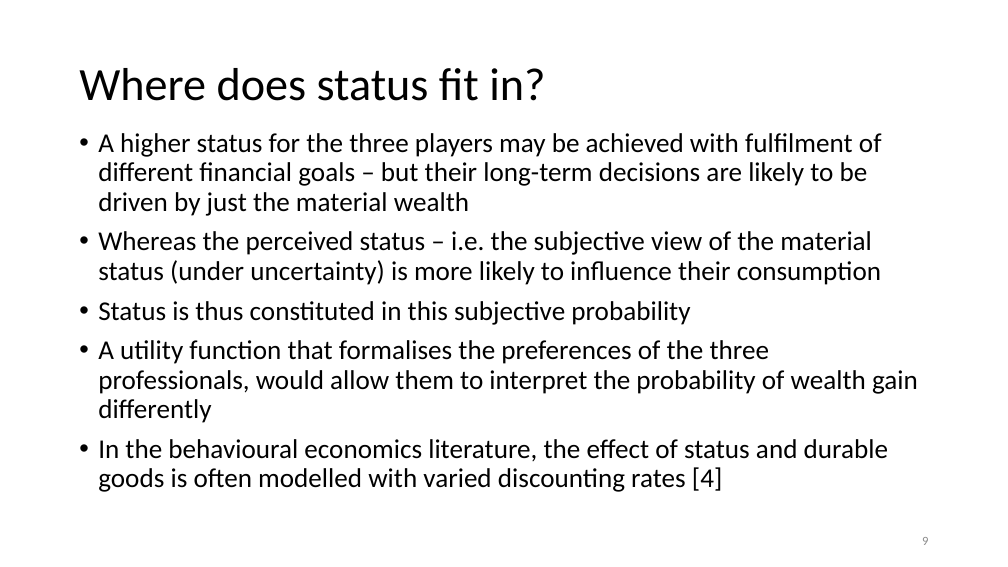
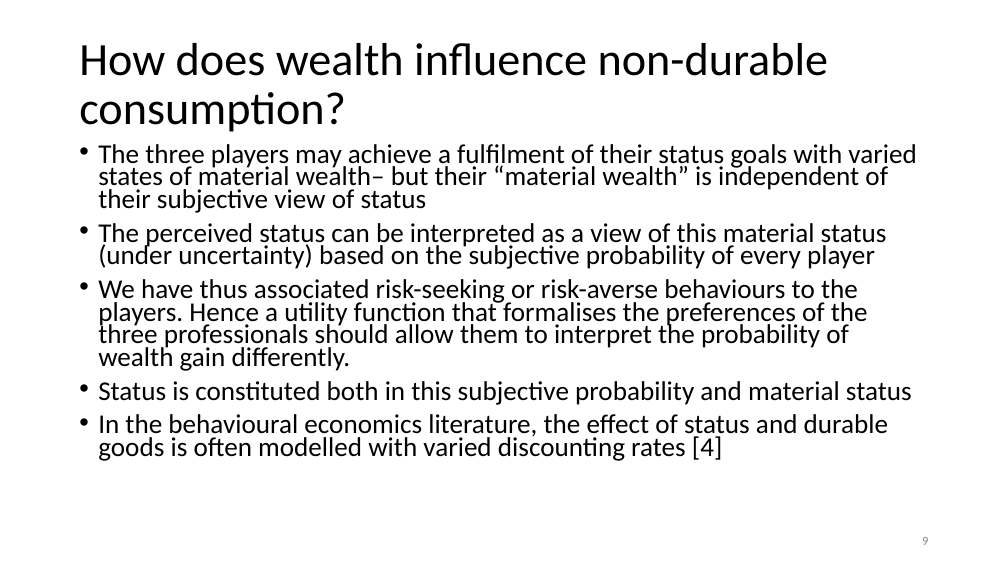
Before and after one commit to anuragr81/research, a slide deck: slide 9 of consumption/presentationFeb2020.pptx. Drawn at 1008x567 pixels with LibreOffice and Linux fonts; fonts in the diff are those of the drawing; background and template pictures are left out. Boxes give left, top, right and bottom in pixels: in the first picture for what was removed or moved away, otherwise in the second. Text is boxed around its words. In the diff, an @@ line names an element or a change of style, - is before the commit and + after.

Commit message:
Adding presentation for Feb 13, 2020.

```diff
--- a/consumption/presentationFeb2020.pptx
+++ b/consumption/presentationFeb2020.pptx
@@ title at bbox=[79, 43, 829, 132]: text changed @@
-Where does status fit in?
+How does wealth influence non-durable
+consumption?
@@ text "The three players may achieve ...": place and size @@
-text "The three players may achieve ..." at bbox=[98, 133, 918, 492]
+text "The three players may achieve ..." at bbox=[98, 144, 916, 461]
@@ text at bbox=[98, 144, 916, 405]: text changed @@
-• A higher status for the three players may be achieved with fulfilment of different financial goals – but their long-term decisions are likely to be driven by just the material wealth
-• Whereas the perceived status – i.e. the subjective view of the material status (under uncertainty) is more likely to influence their consumption
-• Status is thus constituted in this subjective probability
-• A utility function that formalises the preferences of the three professionals, would allow them to interpret the probability of wealth gain differently
+• The three players may achieve a fulfilment of their status goals with varied states of material wealth– but their “material wealth” is independent of their subjective view of status
+• The perceived status can be interpreted as a view of this material status (under uncertainty) based on the subjective probability of every player
+• We have thus associated risk-seeking or risk-averse behaviours to the players. Hence a utility function that formalises the preferences of the three professionals should allow them to interpret the probability of wealth gain differently.
+• Status is constituted both in this subjective probability and material status
@@ text at bbox=[98, 414, 888, 461]: line spacing 0.9 to 0.7 @@
```
Also in this commit, not shown: 12 other slides changed, 2 other files.
